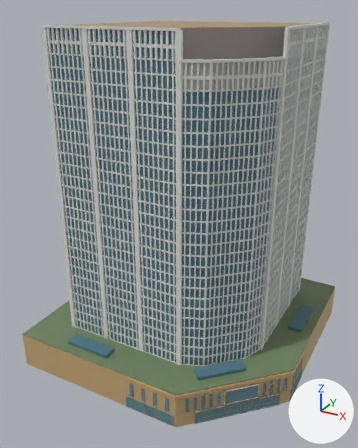
An edit to the glTF model public/models/current23/19/light.glb, drawn before and after from the same camera.
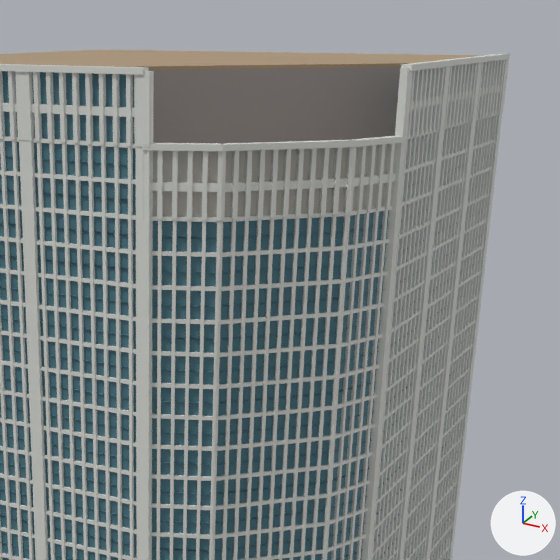
There are two pictures of each version: one whole from a 50 mm camera at (51.2, -100.8, 82.6) aimed at (-1.7, -4.7, 34.5), one close up on the part from 33% to 98% of the width and 0% to 52% of the height. Every picture has the same lights, and +X, +Y and +Z are marked at lower right. The older version's two pictures come first. Where no turn or scale is listed for an object, it has been applied to the vertices. Vertices at exactly the same position are counted once.

Objects in the first close-up: 'HOLD_roof_geometry', 'HOLD_unobserved_neutral', 'KEEP_TOWER_Xinding_Observed_blue_glass', 'KEEP_TOWER_Xinding_Observed_light_cladding', 'Observed_pale_crown_backing_uncertain'.
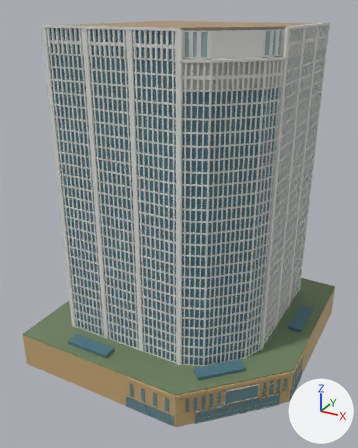
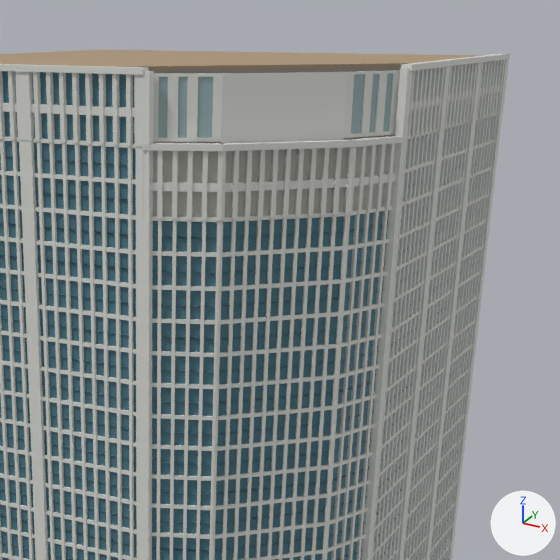
The change, as a diff of the scene's bpy script:
```diff
--- a/public/models/current23/19/light.glb.py
+++ b/public/models/current23/19/light.glb.py
@@ mat_i_observed_pale_glass_appearance @@
+mat_i_observed_pale_glass_appearance = principled_material('I_observed_pale_glass_appearance')
+mat_i_observed_pale_glass_appearance.base_color = (0.31, 0.43, 0.45)  # grey #97afb3
+mat_i_observed_pale_glass_appearance.roughness = 0.48
@@ me_keep_tower_001 @@
 # used by ob_keep_tower_xinding_observed_light_cladding; location = (0.1, -0.1, 44.0)
-me_keep_tower_001.from_pydata(...)  # 2440 vertices, 3660 faces; spans x -22.7..22.7, y -22.7..22.7, z -35.2..35.2
+me_keep_tower_001.from_pydata(...)  # 2528 vertices, 3828 faces; spans x -22.7..22.7, y -22.7..22.7, z -35.2..35.2
+# me_keep_tower_001 part 1: a new loose piece of 48 vertices spanning x 7.9..21.9, y -21.9..-7.9, z 30.3..34.8, in mat_observed_light_cladding (light grey #ddded8)
+# me_keep_tower_001 part 2
+# 24 vertices are added at x 9.2..21.2, y -21.2..-9.2, z 30.1..30.5
+# 16 new vertices lie (0.0, 0.0, 4.1) away from vertices in x 9.2..21.2, y -21.2..-9.2, z 30.5
+# 60 new faces join them
 me_keep_tower_001.materials.append(mat_observed_light_cladding)
@@ me_i_left_visible_glass_slot_1 @@
+me_i_left_visible_glass_slot_1.from_pydata(...)  # 48 vertices, 72 faces; spans x -6.41..6.41, y -6.41..6.41, z -2.02..2.02
+me_i_left_visible_glass_slot_1.materials.append(mat_i_observed_pale_glass_appearance)  # grey #97afb3
@@ ob_i_left_visible_glass_slot_1 @@
+ob_i_left_visible_glass_slot_1 = bpy.data.objects.new('I_left_visible_glass_slot_1', me_i_left_visible_glass_slot_1)
+ob_i_left_visible_glass_slot_1.location = (15.1, -15.1, 76.6)
```

Changed parts and their boxes [x1, y1, x2, y2] in the close-ups (560 x 560 px):
'I_left_visible_glass_slot_1', added: after [158, 73, 393, 138]
part 1 of me_keep_tower_001, added: after [153, 70, 400, 142]
part 2 of me_keep_tower_001, added: after [167, 74, 387, 143]
'HOLD_unobserved_neutral', unchanged, covered by the edit: [148, 67, 401, 143] in both
